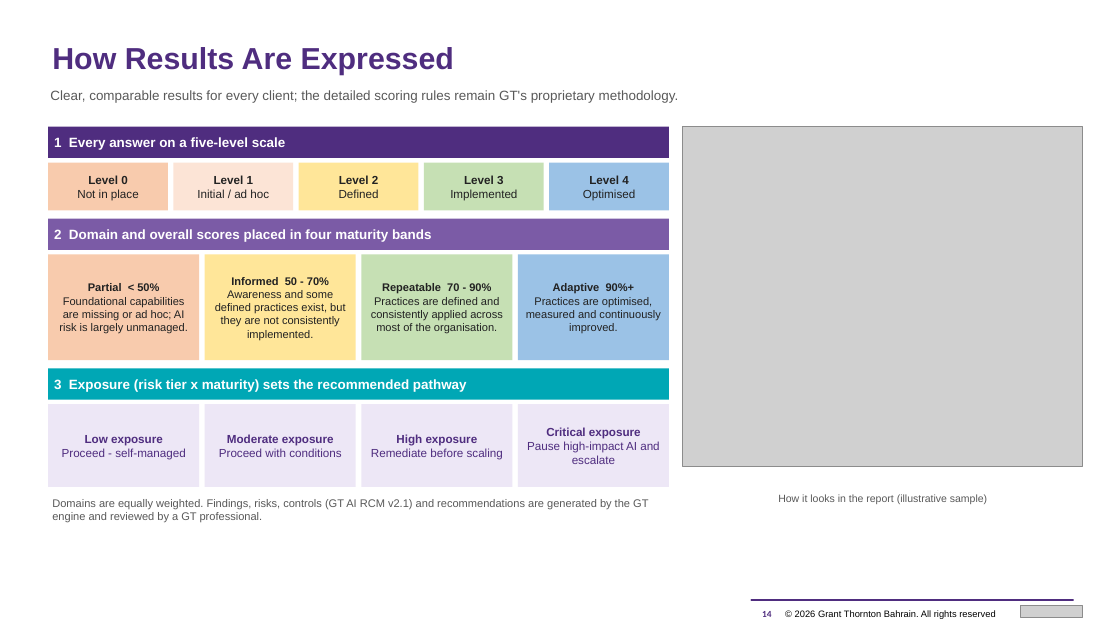
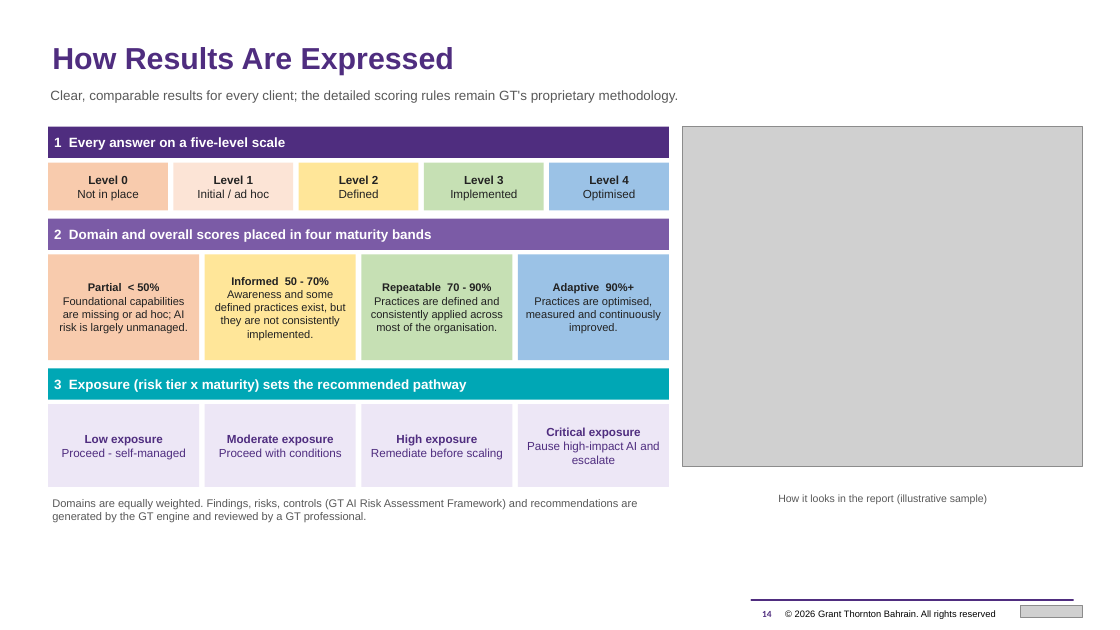
Before and after one commit to mahekdevangtrivedi-wq/GT-AI-Service-Line, a slide deck: slide 14 of 01_AI_Governance_Risk_Compliance/1.3_AI_Readiness_Assessment_Tool/GT_AI_Readiness_Assessment_Proposal.pptx. Drawn at 1120x630 pixels with LibreOffice and Linux fonts; fonts in the diff are those of the drawing; grey boxes stand for pictures. Boxes give left, top, right and bottom in pixels: in the first picture for what was removed or moved away, otherwise in the second. Text is boxed around its words. In the diff, an @@ line names an element or a change of style, - is before the commit and + after.

```diff
--- a/01_AI_Governance_Risk_Compliance/1.3_AI_Readiness_Assessment_Tool/GT_AI_Readiness_Assessment_Proposal.pptx
+++ b/01_AI_Governance_Risk_Compliance/1.3_AI_Readiness_Assessment_Tool/GT_AI_Readiness_Assessment_Proposal.pptx
@@ text at (52, 499, 637, 523): text changed @@
-Domains are equally weighted. Findings, risks, controls (GT AI RCM v2.1) and recommendations are generated by the GT engine and reviewed by a GT professional.
+Domains are equally weighted. Findings, risks, controls (GT AI Risk Assessment Framework) and recommendations are generated by the GT engine and reviewed by a GT professional.
```
Also in this commit, not shown: 3 other slides changed, 18 other files.
